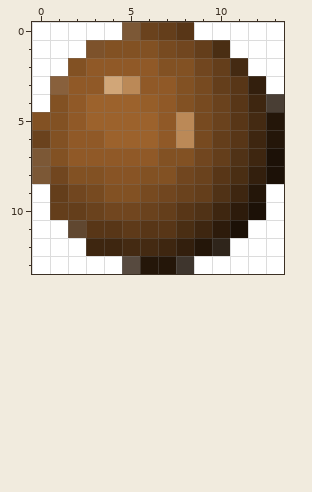
A pixel-art sprite gets an edit: examples/Mark_NoService.png. Above, as it was before the edit.
The file is 14x14 pixels. Colours within 5 levels of each other are drawn and written as one.
And afterwards:
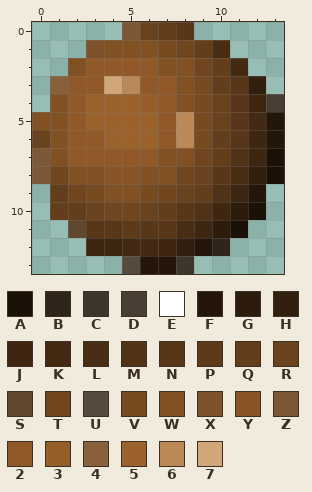
Palette (. is transparent): A #1c1107  B #2f251b  C #3e352d  D #493e34  E #ffffff  F #241609  G #2d1b0b  H #331f0d  J #3e2610  K #442a12  L #4a2e13  M #503216  N #583617  P #5e3a19  Q #643e1b  R #6a421d  S #604730  T #71461f  U #574a3f  V #774a20  W #825123  X #7d522b  Y #885425  Z #7c5836  2 #905927  3 #965e29  4 #88603c  5 #9c622c  6 #bb8957  7 #d1a678
Changes in this commit:
Colour E is removed in row 0 at x 0 to 4 and 9 to 13; in row 1 at x 0 to 2 and 11 to 13; in row 2 at x 0 to 1 and 12 to 13; in row 3 at x 0 and 13; in row 4 at x 0; in rows 9 to 10 at x 0 and 13.
Colour E is removed in row 11 at x 0 to 1 and 12 to 13; in row 12 at x 0 to 2 and 11 to 13; in row 13 at x 0 to 4 and 9 to 13.
